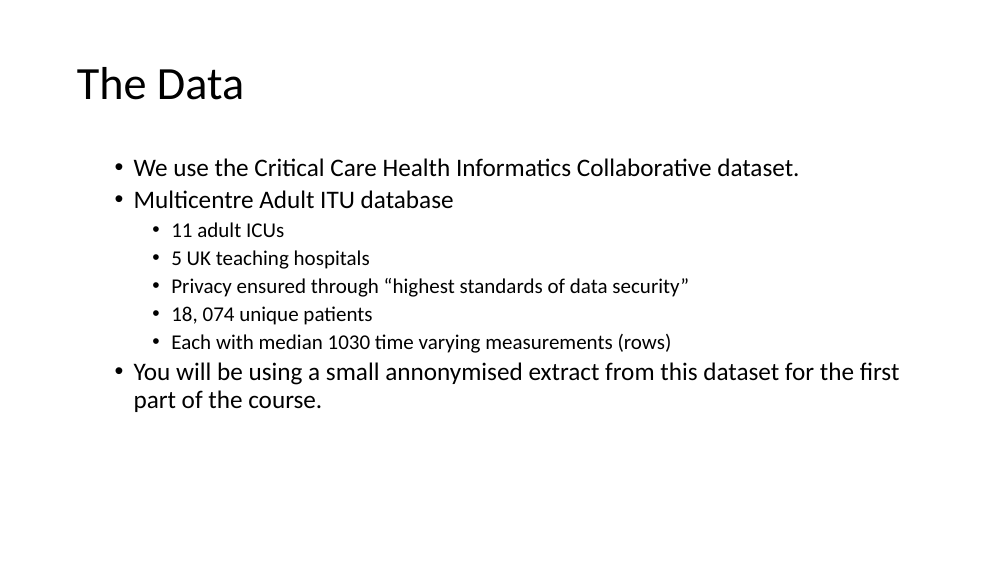
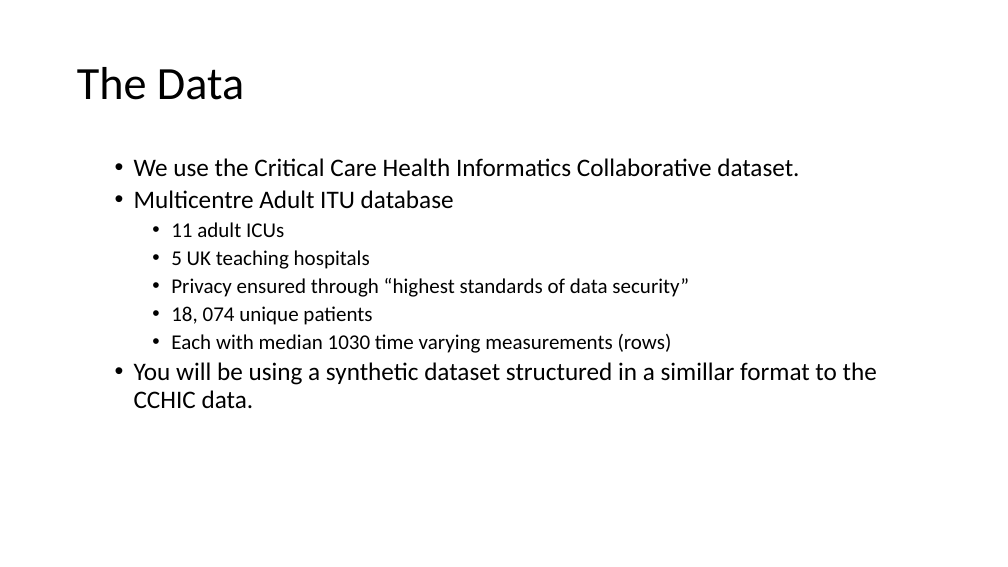
Before and after one commit to uclh-criu/learning-datascience, a slide deck: slide 8 of Workshops/WelcomePresentation.pptx. Drawn at 1008x567 pixels with LibreOffice and Linux fonts; fonts in the diff are those of the drawing. Boxes give left, top, right and bottom in pixels: in the first picture for what was removed or moved away, otherwise in the second. Text is boxed around its words. In the diff, an @@ line names an element or a change of style, - is before the commit and + after.

Commit message:
changed to run on synthetic data.

```diff
--- a/Workshops/WelcomePresentation.pptx
+++ b/Workshops/WelcomePresentation.pptx
@@ text at box(134, 362, 877, 408): text changed @@
-  • You will be using a small annonymised extract from this dataset for the first part of the course.
+  • You will be using a synthetic dataset structured in a simillar format to the CCHIC data.
```
Also in this commit, not shown: 12 other files.
